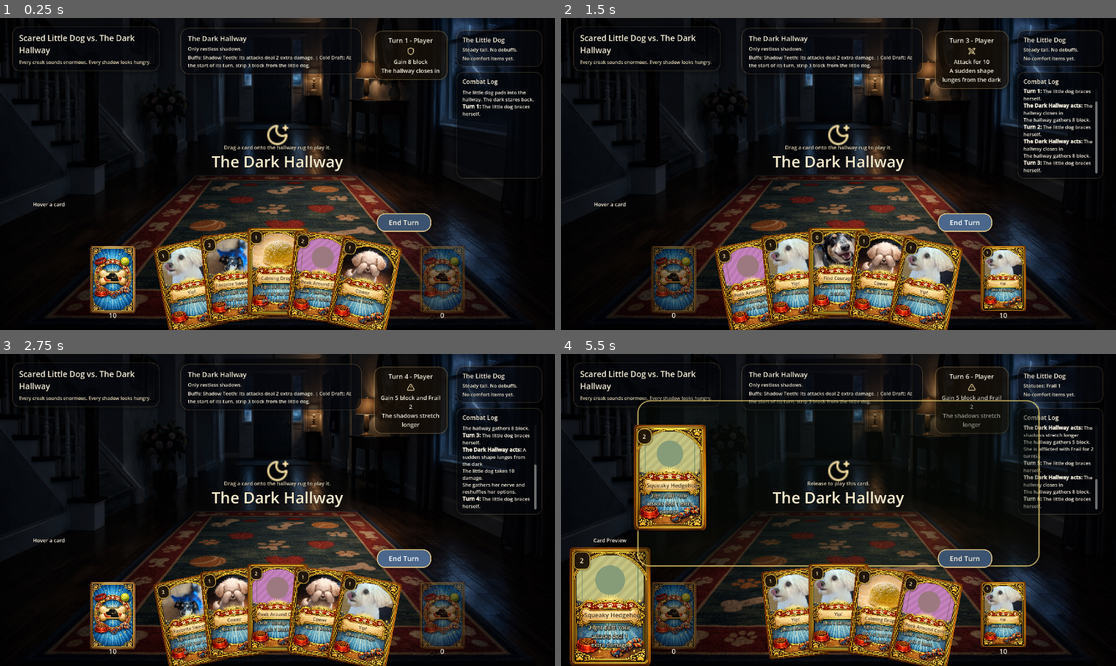
Above: before the commit, frames 1-4 (two rows, left to right).
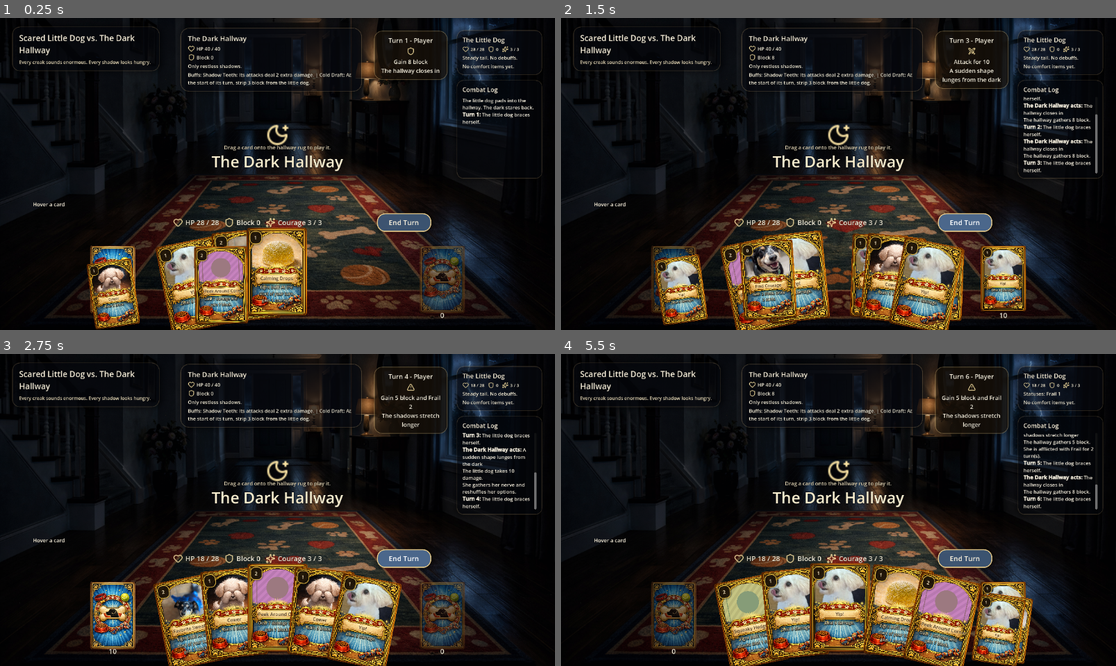
Above: after the commit, the same moments.

Repository: mjd4186/lunasquest
Game: Godot game, scene res://scenes/main.tscn
Two runs of this game, one before a commit and one after it. Both use one fixed random seed, a clock stepped at 60 frames per second and the inputs below.
Inputs (mouse positions are in pixels of both pictures, inside the frame that each line leads up to):
- Up to frame 1 (0.25 s): no input
- Up to frame 2 (1.5 s): click "End Turn" at 0.5 s; click "End Turn" at 1.25 s
- Up to frame 3 (2.75 s): click "End Turn" at 2 s
- Up to frame 4 (5.5 s): drag from (672, 616) to (894, 441) at 2.77 s; tap Enter at 3.5 s; drag from (1005, 616) to (810, 572) at 3.52 s; move the mouse to (610, 606) at 4.27 s; click (610, 606) at 4.42 s; tap Space at 5 s; drag from (749, 622) to (672, 463) at 5.02 s

The runs differ from the first frame. In frame 1, 14% of the frame differs, in the area x 15-98%, y 8-100%; in frame 2, 13%; in frame 3, 2.2%; in frame 4, 26%, in the area x 1-98%, y 8-100%.
Error before the commit: Invalid access to property or key 'theme_override_constants' on a base object of type 'HBoxContainer'. (res://scripts/main.gd:758)

Commit message:
cards move

Diff:
--- a/project.godot
+++ b/project.godot
@@ -21,5 +21,4 @@
 
 [rendering]
 
-renderer/rendering_method.web="gl_compatibility"
 rendering_device/driver.windows="d3d12"
--- a/scripts/card_ui.gd
+++ b/scripts/card_ui.gd
@@ -107,12 +107,12 @@
 	hover_enabled = value
 
 
-func set_rest_transform(new_position: Vector2, new_rotation: float, new_z_index: int, animated := true) -> void:
+func set_rest_transform(new_position: Vector2, new_rotation: float, new_z_index: int, animated := true, delay := 0.0, duration := 0.18) -> void:
 	_rest_position = new_position
 	_rest_rotation = new_rotation
 	_rest_z_index = new_z_index
 	if is_node_ready():
-		_apply_rest_transform(animated)
+		_apply_rest_transform(animated, delay, duration)
 
 
 func is_dragging() -> bool:
@@ -235,7 +235,21 @@
 		cost_label.add_theme_color_override("font_color", Color(1.0, 0.952941, 0.815686, 1.0))
 
 
-func _apply_rest_transform(animated: bool) -> void:
+func fly_to(target_pos: Vector2, target_rot: float, target_scl: Vector2, duration: float, delay := 0.0, callback: Callable = Callable()) -> void:
+	draggable = false
+	hover_enabled = false
+	_kill_tween()
+	_move_tween = create_tween().set_parallel(true)
+	_move_tween.set_ease(Tween.EASE_IN_OUT)
+	_move_tween.set_trans(Tween.TRANS_QUAD)
+	_move_tween.tween_property(self, "position", target_pos, duration).set_delay(delay)
+	_move_tween.tween_property(self, "rotation_degrees", target_rot, duration).set_delay(delay)
+	_move_tween.tween_property(self, "scale", target_scl, duration).set_delay(delay)
+	if callback.is_valid():
+		_move_tween.finished.connect(callback)
+
+
+func _apply_rest_transform(animated: bool, delay := 0.0, duration := 0.18) -> void:
 	if dragging:
 		return
 
@@ -261,9 +275,9 @@
 	_move_tween = create_tween().set_parallel(true)
 	_move_tween.set_ease(Tween.EASE_OUT)
 	_move_tween.set_trans(Tween.TRANS_BACK)
-	_move_tween.tween_property(self, "position", target_position, 0.18)
-	_move_tween.tween_property(self, "rotation_degrees", target_rotation, 0.18)
-	_move_tween.tween_property(self, "scale", target_scale, 0.18)
+	_move_tween.tween_property(self, "position", target_position, duration).set_delay(delay)
+	_move_tween.tween_property(self, "rotation_degrees", target_rotation, duration).set_delay(delay)
+	_move_tween.tween_property(self, "scale", target_scale, duration).set_delay(delay)
 
 
 func _kill_tween() -> void:
--- a/scripts/main.gd
+++ b/scripts/main.gd
@@ -114,6 +114,9 @@
 var hand_card_size := BASE_HAND_CARD_SIZE
 var hovered_pile := ""
 var card_art_textures: Dictionary = {}
+var _pending_draw_count := 0
+var _draw_start_index := -1
+var _flying_cards: Array[CardUI] = []
 var player_panel_hp_label: Label
 var player_panel_block_label: Label
 var player_panel_courage_label: Label
@@ -156,6 +159,9 @@
 	pinned_preview_card.clear()
 	pinned_preview_title = "Hover a card"
 	pile_hover_panel.visible = false
+	_pending_draw_count = 0
+	_draw_start_index = -1
+	_clear_flying_cards()
 	log_label.clear()
 	title_label.text = "Scared Little Dog vs. The Dark Hallway"
 	flavor_label.text = "Every creak sounds enormous. Every shadow looks hungry."
@@ -380,6 +386,7 @@
 			_shuffle(draw_pile)
 			add_log("She gathers her nerve and reshuffles her options.")
 		hand.append(draw_pile.pop_back())
+		_pending_draw_count += 1
 
 
 func _attempt_play_card(index: int) -> bool:
@@ -460,6 +467,10 @@
 func _on_end_turn_pressed() -> void:
 	if battle_over or current_turn != "player":
 		return
+	# Animate hand cards flying to discard before clearing
+	for i in hand_card_views.size():
+		_fly_card_to_discard(hand_card_views[i], i * 0.04)
+	hand_card_views.clear()
 	if not hand.is_empty():
 		discard_pile.append_array(hand)
 		hand.clear()
@@ -468,6 +479,47 @@
 	current_turn = "monster"
 	update_ui()
 	_run_monster_turn()
+
+
+func _can_play_card(index: int) -> bool:
+	if battle_over or current_turn != "player":
+		return false
+	if index < 0 or index >= hand.size():
+		return false
+	return player_courage >= hand[index].get("cost", 0)
+
+
+func _fly_card_to_discard(card_view: CardUI, delay := 0.0) -> void:
+	var start_global := card_view.global_position
+	var start_rot := card_view.rotation_degrees
+	var start_scale := card_view.scale
+	card_view.get_parent().remove_child(card_view)
+	combat_canvas.add_child(card_view)
+	card_view.global_position = start_global
+	card_view.rotation_degrees = start_rot
+	card_view.scale = start_scale
+	card_view.z_index = 300
+	card_view.mouse_filter = Control.MOUSE_FILTER_IGNORE
+
+	# Compute target position (discard pile) in combat_canvas local coords
+	var current_pos := card_view.position
+	card_view.global_position = discard_pile_card_view.global_position
+	var target_pos := card_view.position
+	card_view.position = current_pos
+
+	var target_scale := pile_card_size / hand_card_size
+	_flying_cards.append(card_view)
+	card_view.fly_to(target_pos, 8.0, target_scale, 0.3, delay, func():
+		_flying_cards.erase(card_view)
+		card_view.queue_free()
+	)
+
+
+func _clear_flying_cards() -> void:
+	for card in _flying_cards:
+		if is_instance_valid(card):
+			card.queue_free()
+	_flying_cards.clear()
 
 
 func _run_monster_turn() -> void:
@@ -755,7 +807,7 @@
 
 	var row := HBoxContainer.new()
 	row.name = "IconRow%s" % label.name
-	row.theme_override_constants.separation = separation
+	row.add_theme_constant_override("separation", separation)
 	row.mouse_filter = Control.MOUSE_FILTER_IGNORE
 	row.size_flags_horizontal = label.size_flags_horizontal
 	row.size_flags_vertical = label.size_flags_vertical
@@ -779,7 +831,7 @@
 
 	var quick_stats := HBoxContainer.new()
 	quick_stats.name = "PlayerQuickStats"
-	quick_stats.theme_override_constants.separation = 12
+	quick_stats.add_theme_constant_override("separation", 12)
 	quick_stats.mouse_filter = Control.MOUSE_FILTER_IGNORE
 	player_vbox.add_child(quick_stats)
 	player_vbox.move_child(quick_stats, player_name_label.get_index() + 1)
@@ -792,7 +844,7 @@
 func _create_icon_stat(parent: Control, base_name: String, icon_texture: Texture2D, icon_size: Vector2, initial_text: String, font_size: int) -> Label:
 	var row := HBoxContainer.new()
 	row.name = "%sRow" % base_name
-	row.theme_override_constants.separation = 6
+	row.add_theme_constant_override("separation", 6)
 	row.mouse_filter = Control.MOUSE_FILTER_IGNORE
 	parent.add_child(row)
 
@@ -1090,7 +1142,7 @@
 			hand_card_views[i].card_index = i
 			hand_card_views[i].set_disabled(_is_card_disabled(hand[i]))
 
-	_layout_hand_cards(false)
+	_layout_hand_cards(should_rebuild)
 
 
 func _build_hand_signature() -> String:
@@ -1109,10 +1161,25 @@
 
 
 func _rebuild_hand_views() -> void:
+	# Save old card transforms so remaining cards slide smoothly
+	var old_transforms: Dictionary = {}
+	for view in hand_card_views:
+		var key := "%s|%s" % [view.card_data.get("name", ""), view.card_data.get("type", "")]
+		if not old_transforms.has(key):
+			old_transforms[key] = []
+		old_transforms[key].append({
+			"position": view.position,
+			"rotation": view.rotation_degrees,
+			"scale": view.scale,
+		})
+
 	for child in hand_area.get_children():
 		child.queue_free()
 	hand_card_views.clear()
 	hovered_card_index = -1
+
+	var draw_start := hand.size() - _pending_draw_count
+	_draw_start_index = draw_start if _pending_draw_count > 0 else -1
 
 	for i in hand.size():
 		var card_view: CardUI = CARD_UI_SCENE.instantiate()
@@ -1127,6 +1194,23 @@
 		card_view.set_disabled(_is_card_disabled(hand[i]))
 		hand_card_views.append(card_view)
 
+		if i >= draw_start and _pending_draw_count > 0:
+			# New card drawn — start at draw pile position for fly-in
+			var draw_pos: Vector2 = (draw_pile_card_view.global_position - hand_area.global_position) / layout_scale
+			card_view.position = draw_pos
+			card_view.scale = pile_card_size / hand_card_size
+			card_view.rotation_degrees = -8.0
+		else:
+			# Existing card — restore old transform for smooth slide
+			var key := "%s|%s" % [hand[i].get("name", ""), hand[i].get("type", "")]
+			if old_transforms.has(key) and not old_transforms[key].is_empty():
+				var t: Dictionary = old_transforms[key].pop_front()
+				card_view.position = t["position"]
+				card_view.rotation_degrees = t["rotation"]
+				card_view.scale = t["scale"]
+
+	_pending_draw_count = 0
+
 
 func _is_card_disabled(card: Dictionary) -> bool:
 	return battle_over or current_turn != "player" or card.get("cost", 0) > player_courage
@@ -1160,7 +1244,14 @@
 		var arc_offset: float = pow(absf(normalized), 1.35) * HAND_FAN_ARC
 		var target_position: Vector2 = Vector2(start_x + (step * i), base_y + arc_offset)
 		var rotation: float = 0.0 if count == 1 else lerpf(-HAND_FAN_ROTATION, HAND_FAN_ROTATION, t)
-		card_view.set_rest_transform(target_position, rotation, 20 + i, animated)
+		var delay := 0.0
+		var duration := 0.18
+		if _draw_start_index >= 0 and i >= _draw_start_index and animated:
+			delay = float(i - _draw_start_index) * 0.07
+			duration = 0.3
+		card_view.set_rest_transform(target_position, rotation, 20 + i, animated, delay, duration)
+
+	_draw_start_index = -1
 
 
 func _set_pinned_preview(card: Dictionary, title: String) -> void:
@@ -1233,9 +1324,10 @@
 	hovered_card_index = card_view.card_index if card_view.card_index < hand.size() else -1
 	_refresh_play_area_hint(false, false)
 
-	if can_play:
-		if _attempt_play_card(card_view.card_index):
-			return
+	if can_play and _can_play_card(card_view.card_index):
+		_fly_card_to_discard(card_view)
+		_attempt_play_card(card_view.card_index)
+		return
 
 	_layout_hand_cards(true)
 	_refresh_preview()
Not shown, added: assets/icons/lucide/heart.svg.import
Not shown, added: assets/icons/lucide/moon-star.svg.import
Not shown, added: assets/icons/lucide/shield.svg.import
Not shown, added: assets/icons/lucide/skull.svg.import
Not shown, added: assets/icons/lucide/sparkles.svg.import
Not shown, added: assets/icons/lucide/swords.svg.import
Not shown, added: assets/icons/lucide/triangle-alert.svg.import
Not shown, changed: .gitignore
